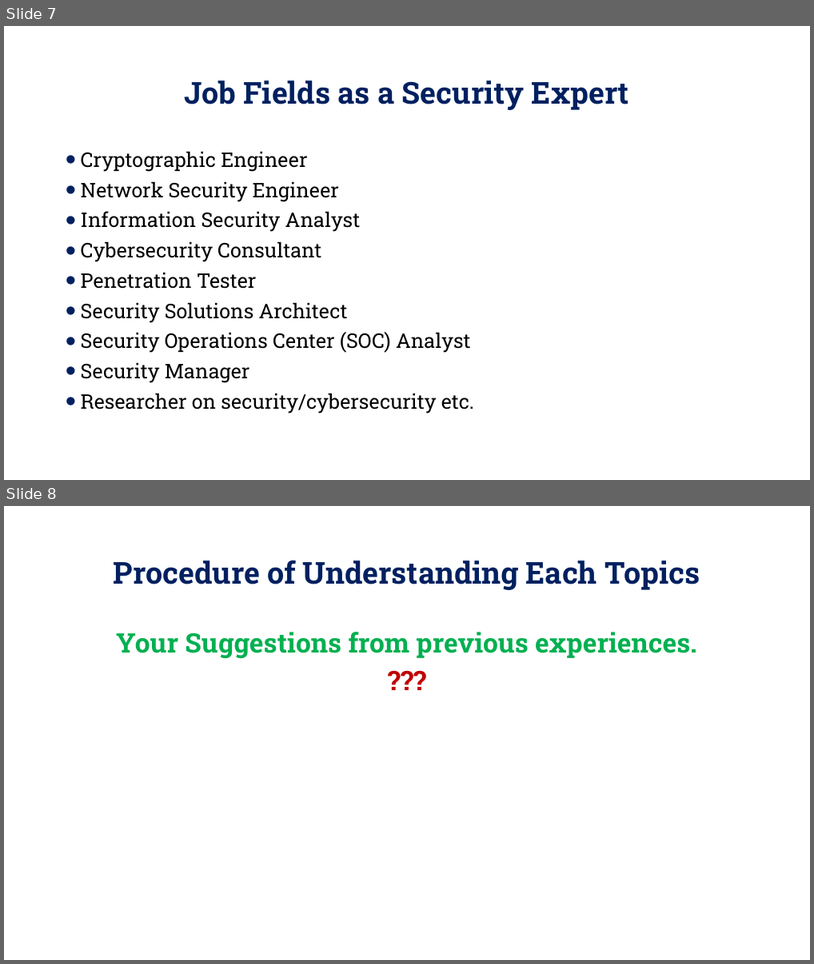
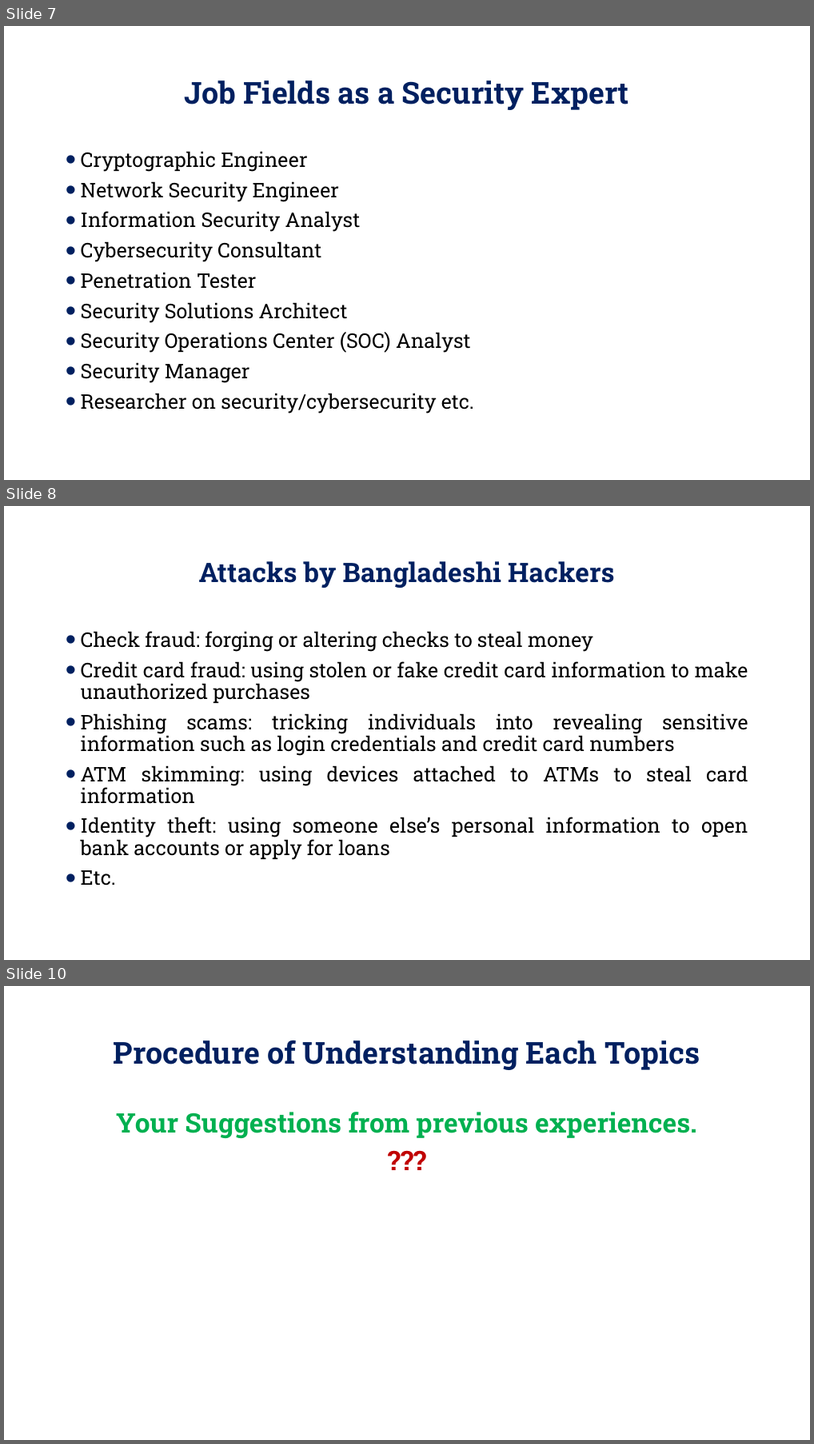
Before and after one commit to Alamgir-JUST/Lecture-Slides, a slide deck: Cryptography and Network Security/0. The beginning of the beginning.pptx. Shown one above the other, each under a label of ours: slides 7 and 8 before the commit, slides 7, 8 and 10 after it; the slides between them are not shown. The pictures are 814x964 and 814x1444 pixels, drawn with LibreOffice and Linux fonts; fonts in the diff are those of the drawing; background and template pictures are left out. Boxes give left, top, right and bottom in pixels: in the first picture for what was removed or moved away, otherwise in the second. Text is boxed around its words. In the diff, an @@ line names an element or a change of style, - is before the commit and + after.

```diff
--- a/Cryptography and Network Security/0. The beginning of the beginning.pptx
+++ b/Cryptography and Network Security/0. The beginning of the beginning.pptx
@@ slide 8 added at (4,506,810,960), background picture (left out) @@
@@ title added at (199,561,614,588), 32 pt, text #002060, bold @@
+Attacks by Bangladeshi Hackers
@@ text added at (81,631,749,885), 24 pt, text #000000 @@
+• Check fraud: forging or altering checks to steal money
+• Credit card fraud: using stolen or fake credit card information to make unauthorized purchases
+• Phishing scams: tricking individuals into revealing sensitive information such as login credentials and credit card numbers
+• ATM skimming: using devices attached to ATMs to steal card information
+• Identity theft: using someone else’s personal information to open bank accounts or apply for loans
+• Etc.
@@ what was slide 8 is now slide 10 @@
```
Also in this commit, not shown: 1 other slide added.
